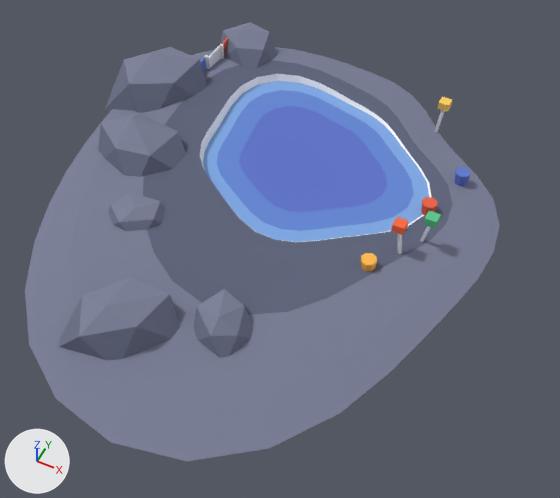
A saved change to the glTF model public/assets/toycar/set-rock-pool.glb.
The view is the same before and after, from a camera (50 mm lens) standing at (7.92, -18.0, 17.52) and looking at (0.67, -3.5, -0.61). Arrows for +X, +Y and +Z are at lower left; the lights stay in place. The older version comes first. Where no turn or scale is listed for an object, it has been applied to the vertices. Vertices at exactly the same position are counted once.

The scene before the commit, as lines of its bpy script (objects in view):
```python
me_drape_pool = bpy.data.meshes.new('drape_pool')
me_drape_pool.from_pydata(...)  # 400 vertices, 702 faces; spans x -7.9..6.7, y -11.6..5.8, z -0.2..1.6
me_drape_pool.materials.append(mat_colormap)  # picture img_colormap_png
me_drape_things = bpy.data.meshes.new('drape_things')
me_drape_things.from_pydata(...)  # 168 vertices, 264 faces; spans x -0.16..10.55, y -8.25..0.05, z -0.58..0.95
me_drape_things.materials.append(mat_colormap)  # picture img_colormap_png
ob_drape_pool = bpy.data.objects.new('drape_pool', me_drape_pool)
ob_drape_pool.location = (0.0, 0.0, 0.0)
ob_drape_things = bpy.data.objects.new('drape_things', me_drape_things)
ob_drape_things.location = (-5.4, 4.4, 0.42)
```
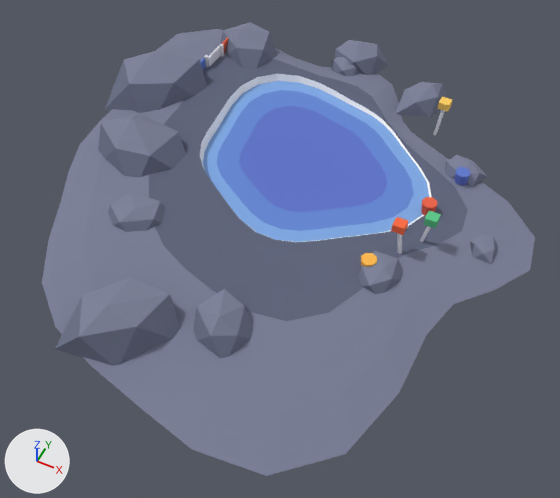
The change, as a list of edits to the scene's bpy script:
```text
Change me_drape_pool:
    used by ob_drape_pool; location = (0.0, 0.0, 0.0)
    remove me_drape_pool.from_pydata(...)  # 400 vertices, 702 faces; spans x -7.9..6.7, y -11.6..5.8, z -0.2..1.6
    add me_drape_pool.from_pydata(...)  # 466 vertices, 792 faces; spans x -8.2..7.9, y -10.8..7.0, z -0.2..1.6
    me_drape_pool part 1: the loose piece of 11 vertices spanning x -7.9..-4.4, y -1.0..2.7, z -0.2..1.6 is copied, and the copy is multiplied about its middle by the matrix ((0.245, -0.11, 0.004), (0.11, 0.245, 0.008), (-0.007, -0.005, 0.269)), then moved by (12.6, -2.2, -0.5); it spans x 5.9..6.8, y -1.8..-0.7, z 0.0..0.4
    me_drape_pool part 2
    2 faces are deleted
    7 vertices in x -7.5..5.2, y -2.7..1.9, z -0.1..0.5 move by (-0.1, 0.0, 0.0)
    4 vertices in x 0.0..1.2, y -6.8..5.7, z -0.1..0.3 move by (0.0, 0.1, 0.0)
    90 vertices move from x -7.6..6.7, y -11.6..5.8, z -0.1..0.5 to x -8.2..7.9, y -10.8..5.7, z -0.1..0.5
    55 vertices are added at x -1.7..5.6, y -4.5..7.0, z 0.0..0.8
    77 new faces join them
```

What differs and where, as boxes (x1, y1, x2, y2) in the pictures (560 x 498 px; the box of a moved part takes in the faces that stretch with it):
'drape_pool', reshaped: before (25, 22, 500, 461); after (42, 22, 535, 476)
part 1 of me_drape_pool, added (blue): after (470, 234, 498, 265)
part 2 of me_drape_pool, moved or reshaped: before (25, 47, 500, 461); after (42, 29, 535, 476)
